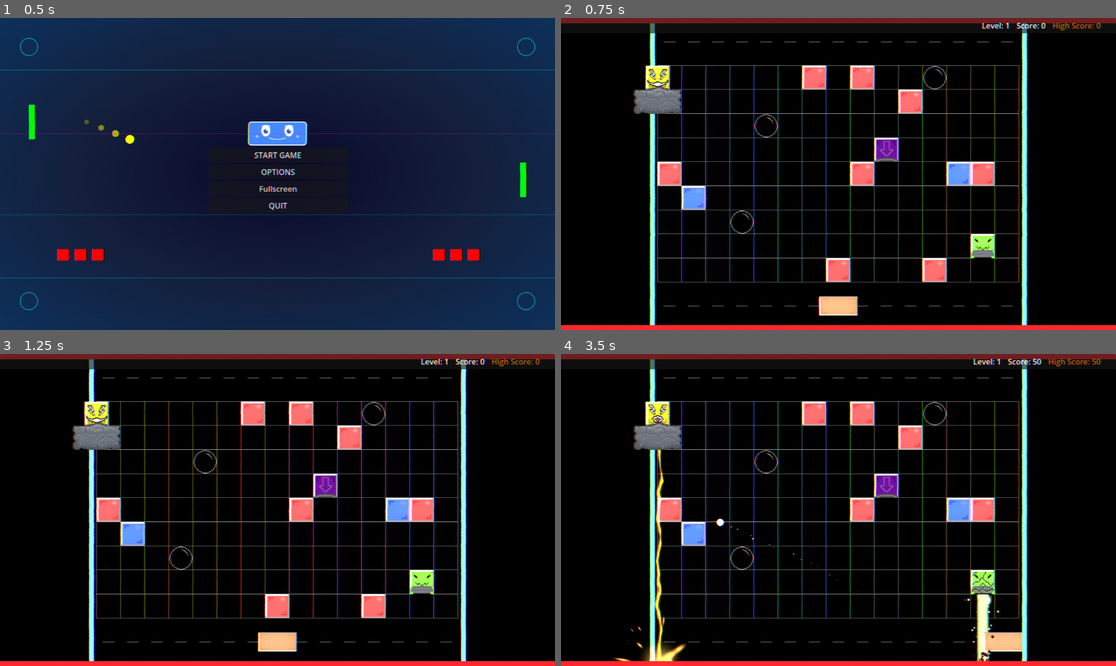
Above: before the commit, frames 1-4 (two rows, left to right).
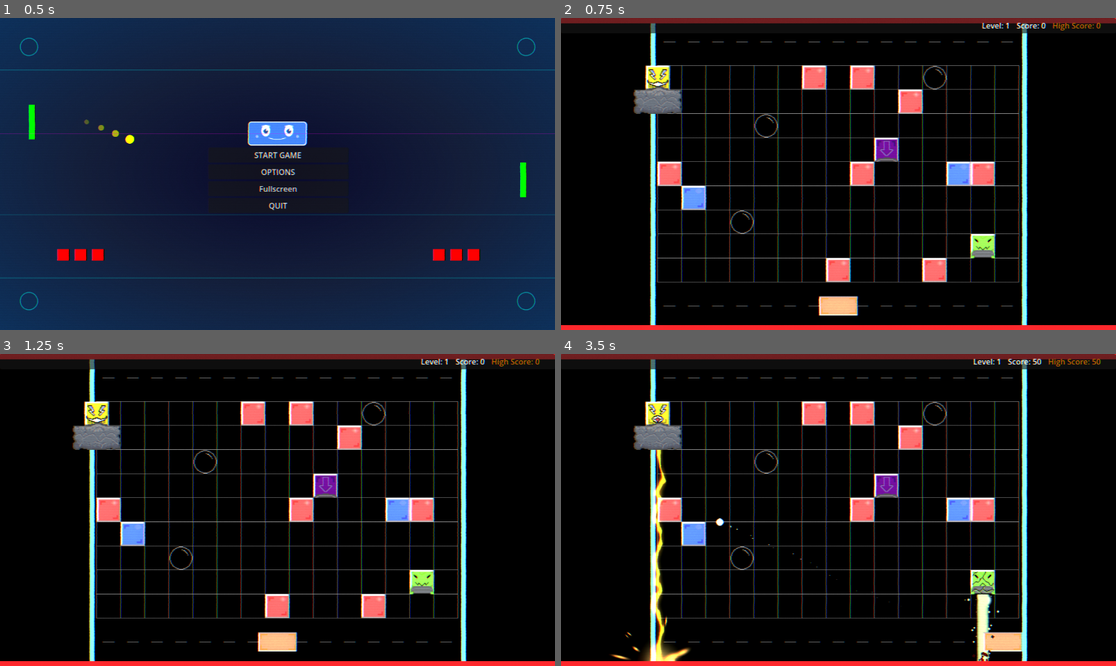
Above: after the commit, the same moments.

Repository: Nicheen/NotPong2025
Game: Godot game, scene res://scenes/menus/main_menu.tscn
Same seed, same stepped clock (60 frames per second), same inputs: the game is played once before the commit and once after it.
Inputs (mouse positions are in pixels of both pictures, inside the frame that each line leads up to):
- Up to frame 1 (0.5 s): no input
- Up to frame 2 (0.75 s): click "START GAME" at 0.5 s
- Up to frame 3 (1.25 s): no input
- Up to frame 4 (3.5 s): tap Enter (ui_accept) at 1.25, 1.52, 2.27 s; move the mouse to (960, 494) at 1.27 s; hold D (move_right) 1.28-2.03 s; hold Shift (dash) 1.28-2.03 s; move the mouse to (727, 525) at 2.02 s; hold S (teleport_down) 2.03-2.78 s; tap Shift (dash) at 2.1 s; move the mouse to (894, 441) at 2.77 s; hold D (move_right) from 2.78 s (still down); hold Shift (dash) from 2.78 s (still down); click (894, 441) at 2.85 s

Frame 1 is identical in both runs. In frame 2, 0.6% of the frame differs, in the area x 15-18%, y 1-99%; in frame 3, 0.6%; in frame 4, 1.7%, in the area x 8-84%, y 1-99%.

Commit message:
fix dash bug visual effekt

Diff:
--- a/NOTPONG/scenes/main.tscn
+++ b/NOTPONG/scenes/main.tscn
@@ -11,7 +11,7 @@
 size = Vector2(196, 648)
 
 [sub_resource type="RectangleShape2D" id="RectangleShape2D_0wfyh"]
-size = Vector2(194, 648)
+size = Vector2(196, 648)
 
 [sub_resource type="RectangleShape2D" id="RectangleShape2D_sugp2"]
 size = Vector2(752, 20)
@@ -114,6 +114,7 @@
 [node name="Borders" type="Node2D" parent="."]
 
 [node name="Line2DLeft" type="Line2D" parent="Borders"]
+position = Vector2(1, 0)
 points = PackedVector2Array(190, 0, 190, 648)
 default_color = Color(0.619608, 1, 1, 1)
 
--- a/NOTPONG/scenes/obj/blocks/block_thunder.tscn
+++ b/NOTPONG/scenes/obj/blocks/block_thunder.tscn
@@ -30,6 +30,7 @@
 [node name="VFX_Thunder" parent="." instance=ExtResource("3_cocgj")]
 unique_name_in_owner = true
 position = Vector2(0, 50)
+scale = Vector2(0.7, 0.4)
 
 [node name="Area2D" type="Area2D" parent="."]
 collision_layer = 32768
--- a/NOTPONG/scripts/obj/player/player.gd
+++ b/NOTPONG/scripts/obj/player/player.gd
@@ -27,7 +27,7 @@
 @export var knockback_resistance: float = 0.3  # How much knockback is reduced (0.0 = full knockback, 1.0 = no knockback)
 @export var knockback_recovery_time: float = 0.5  # How long knockback effects last
 
-@export var dash_distance: float = 80.0  # Distance to dash
+@export var dash_distance: float = 120.0  # Distance to dash
 @export var dash_cooldown: float = 1.5   # Cooldown time in seconds
 @export var dash_grace_period: float = 1.5
 
@@ -525,10 +525,15 @@
 
 	# Clamp to play area bounds (så spelaren inte dashar utanför spelet)
 	var half_size = play_area_size * 0.5
-	var min_x = play_area_center.x - half_size.x + 25  # Leave some margin
+	var min_x = play_area_center.x - half_size.x + 25
 	var max_x = play_area_center.x + half_size.x - 25
 
-	target_pos.x = clamp(target_pos.x, min_x, max_x)
+	if target_pos.x <= 196:
+		target_pos.x = 196
+	elif target_pos.x >= 956:
+		target_pos.x = 956
+	else:
+		target_pos.x = clamp(target_pos.x, min_x, max_x)
 
 	print("Dashing from ", current_pos, " to ", target_pos)
 
@@ -569,8 +574,24 @@
 	# index 0 = mest genomskinlig, spawnar där spelaren började (start_pos)
 	# index 1 = mellan-genomskinlig, spawnar 33% längs dash-vägen
 	# index 2 = minst genomskinlig, spawnar 66% längs dash-vägen
+	var current_pos = global_position
+	var target_pos = current_pos + (dash_direction * dash_distance)
+	var half_size = play_area_size * 0.5
+	var diff = 0
+	var min_x = play_area_center.x - half_size.x + 25
+	var max_x = play_area_center.x + half_size.x - 25
+	if target_pos.x <= 196:
+		target_pos.x = 196
+		diff = global_position.x - target_pos.x
+	elif target_pos.x >= 956:
+		target_pos.x = 956
+		diff = global_position.x - target_pos.x
+	else:
+		target_pos.x = clamp(target_pos.x, min_x, max_x)
+		diff = dash_distance
+
 	var progress_along_dash = float(index) / float(total_count - 1)  # 0.0, 0.5, 1.0
-	var afterimage_pos = start_pos + (dash_direction * dash_distance * progress_along_dash)
+	var afterimage_pos = start_pos + (dash_direction * dash_distance * diff * progress_along_dash)
 
 	afterimage.global_position = afterimage_pos
 
Not shown: 1 places in NOTPONG/scenes/obj/Player.tscn that only renumber resources
